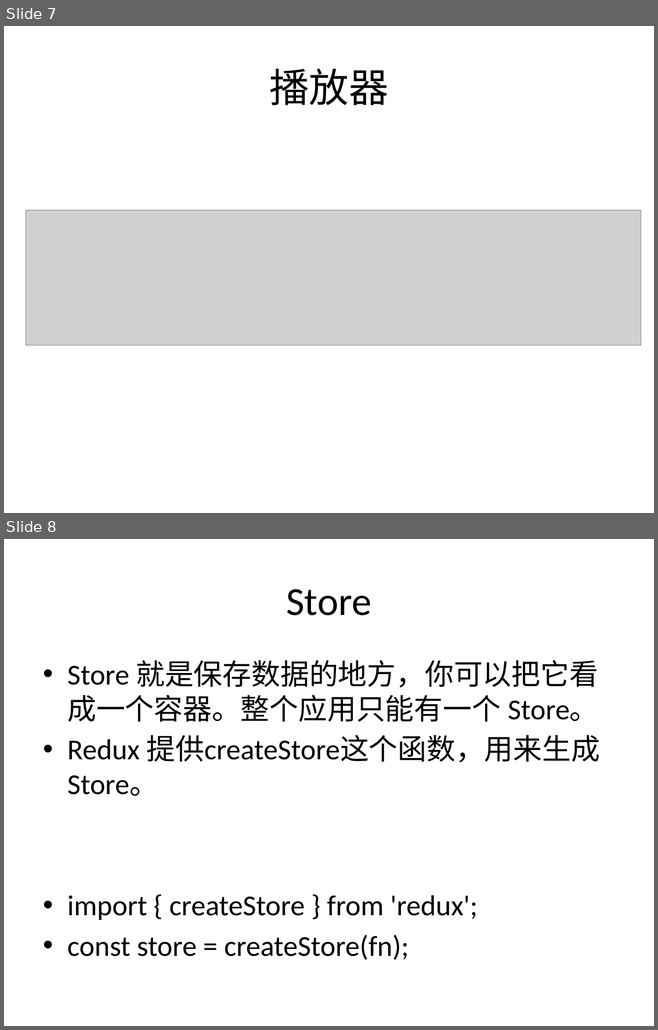
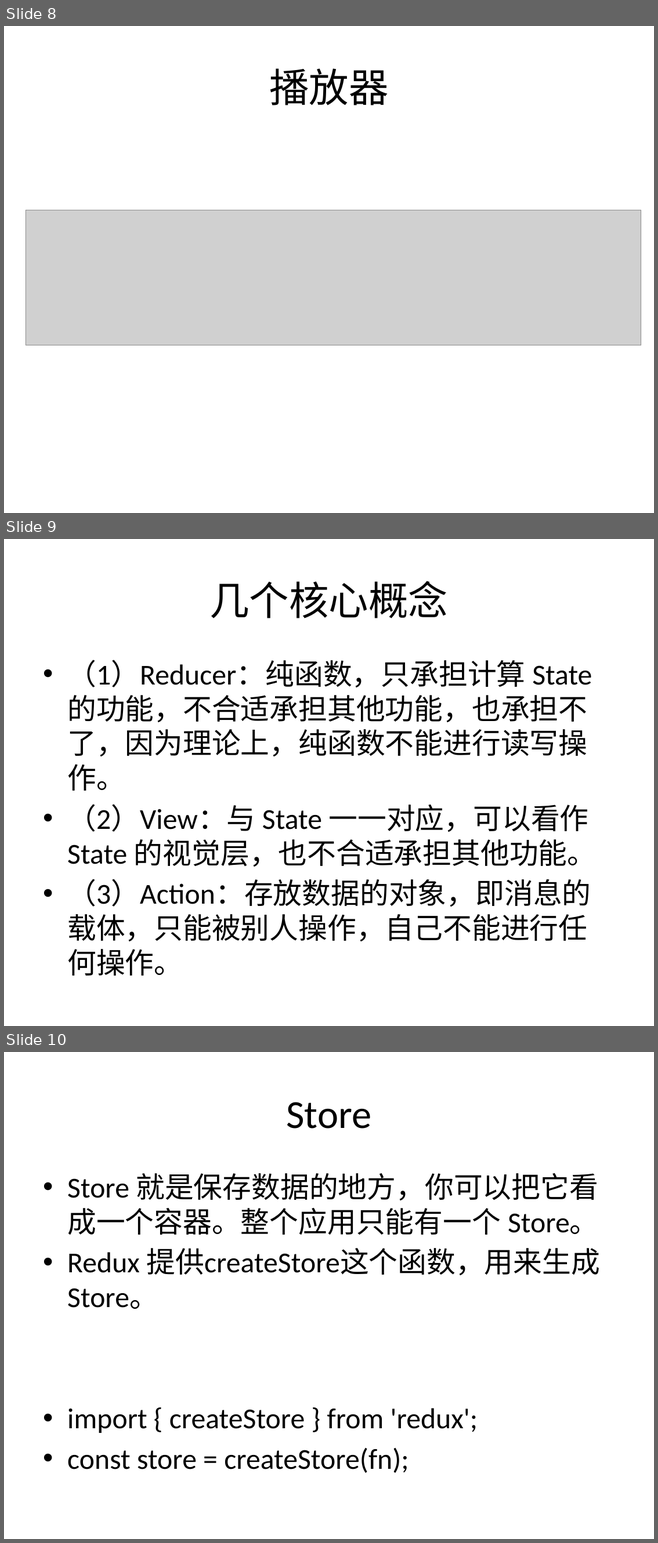
Before and after one commit to zl86790/ReduxSample, a slide deck: Redux.pptx. Shown one above the other, each under a label of ours: slides 7 and 8 before the commit, slides 8, 9 and 10 after it. The pictures are 658x1030 and 658x1543 pixels, drawn with LibreOffice and Linux fonts; fonts in the diff are those of the drawing; grey boxes stand for pictures. Boxes give left, top, right and bottom in pixels: in the first picture for what was removed or moved away, otherwise in the second. Text is boxed around its words. In the diff, an @@ line names an element or a change of style, - is before the commit and + after.

```diff
--- a/Redux.pptx
+++ b/Redux.pptx
@@ slide 9 added at [4,539,654,1026], background #FFFFFF @@
@@ title added at [209,581,448,618], 44 pt, text #000000 @@
+几个核心概念
@@ text added at [67,660,596,976], 32 pt, text #000000 @@
+• （1）Reducer：纯函数，只承担计算 State 的功能，不合适承担其他功能，也承担不了，因为理论上，纯函数不能进行读写操作。
+• （2）View：与 State 一一对应，可以看作 State 的视觉层，也不合适承担其他功能。
+• （3）Action：存放数据的对象，即消息的载体，只能被别人操作，自己不能进行任何操作。
@@ what was slide 7 is now slide 8 @@
@@ what was slide 8 is now slide 10 @@
```
Also in this commit, not shown: 11 other slides added, 3 slides removed.
